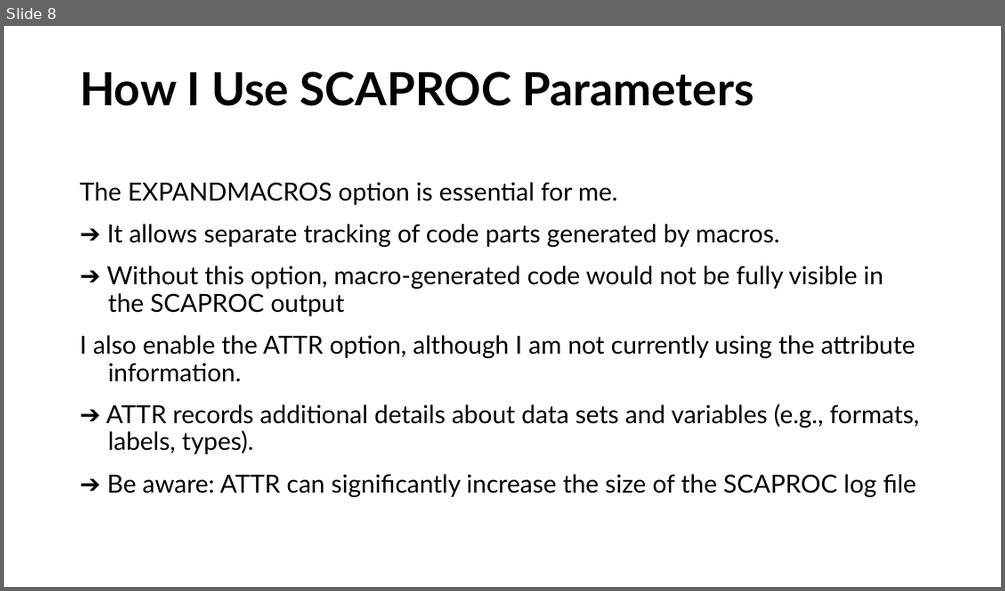
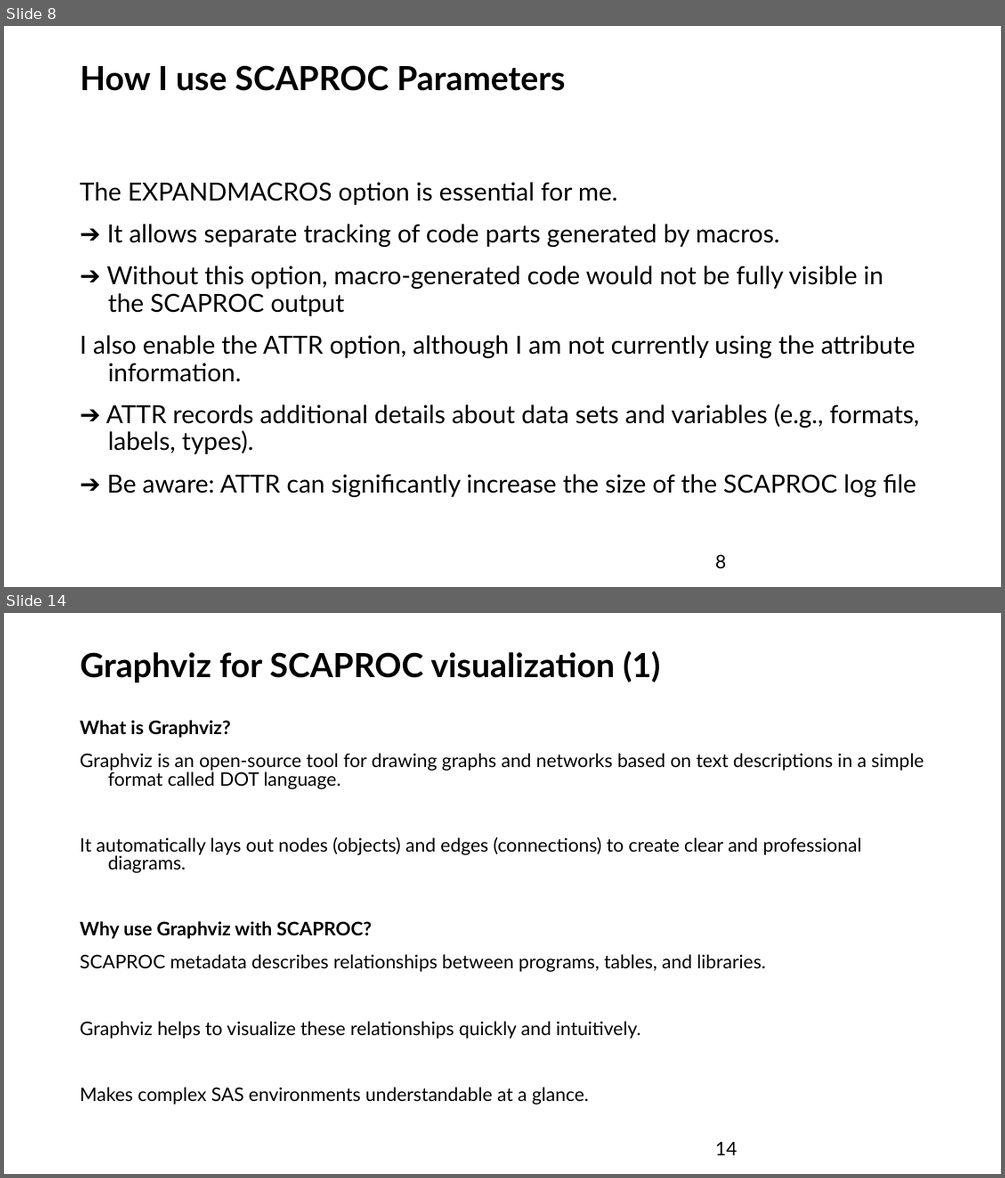
Before and after one commit to FSchwertfeger/Scaproc, a slide deck: proc scaproc.ppt. Shown one above the other, each under a label of ours: slide 8 before the commit, slides 8 and 14 after it; the slides between them are not shown. The pictures are 1005x591 and 1005x1178 pixels, drawn with LibreOffice and Linux fonts; fonts in the diff are those of the drawing. Boxes give left, top, right and bottom in pixels: in the first picture for what was removed or moved away, otherwise in the second. Text is boxed around its words. In the diff, an @@ line names an element or a change of style, - is before the commit and + after.

```diff
--- a/proc scaproc.ppt
+++ b/proc scaproc.ppt
@@ slide 14 added at box(4, 613, 1001, 1174), background #FFFFFF @@
@@ title added at box(80, 651, 660, 683), 32 pt, text #000000, bold @@
+Graphviz for SCAPROC visualization (1)
@@ text added at box(80, 720, 923, 1104), 18 pt, text #000000 @@
+What is Graphviz?
+Graphviz is an open-source tool for drawing graphs and networks based on text descriptions in a simple format called DOT language.
+It automatically lays out nodes (objects) and edges (connections) to create clear and professional diagrams.
+Why use Graphviz with SCAPROC?
+SCAPROC metadata describes relationships between programs, tables, and libraries.
+Graphviz helps to visualize these relationships quickly and intuitively.
+Makes complex SAS environments understandable at a glance.
@@ page number added at box(715, 1142, 736, 1155), 18 pt, text #000000 @@
+14
@@ slide 8 changed as well @@
@@ title at box(80, 65, 565, 91): text changed; size 44 to 32 pt @@
-How I Use SCAPROC Parameters
+How I use SCAPROC Parameters
@@ page number added at box(715, 554, 726, 568), 18 pt, text #000000 @@
+8
```
Also in this commit, not shown: 9 other slides changed, 8 other slides added, 5 slides removed, 33 other files.
